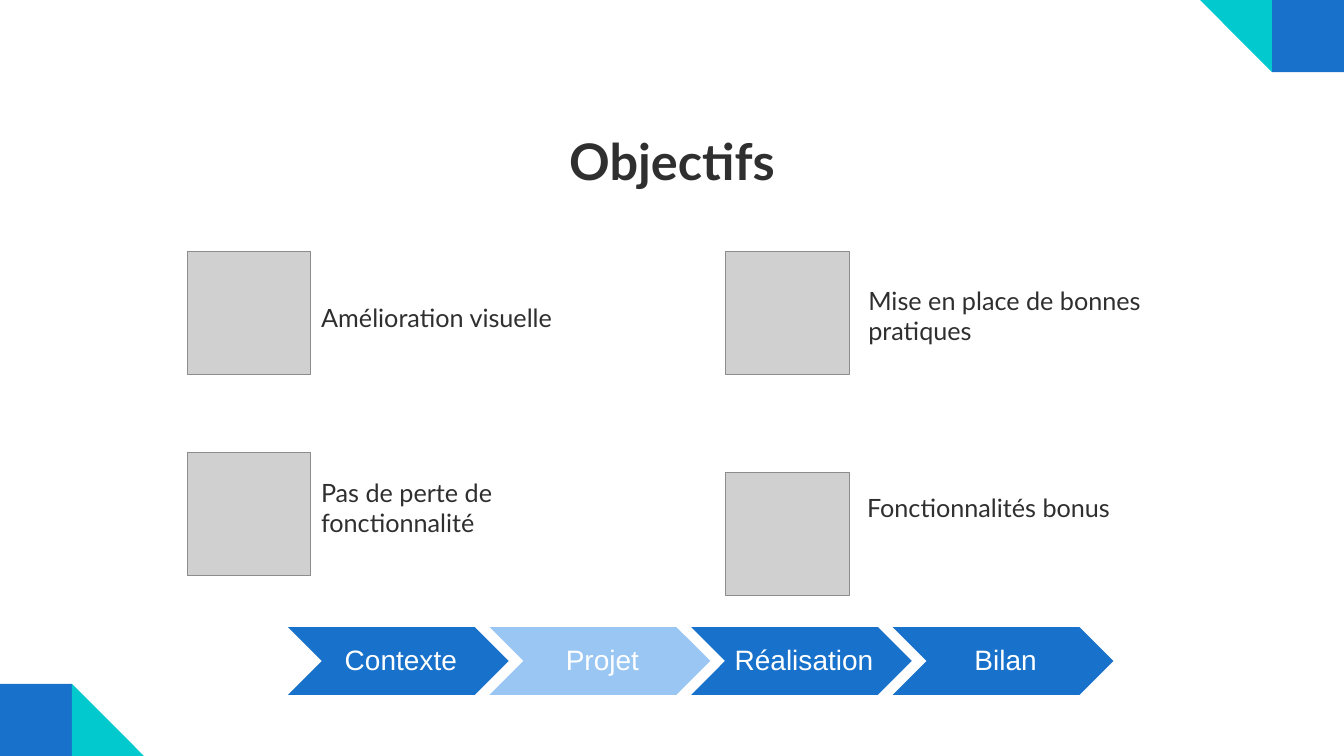
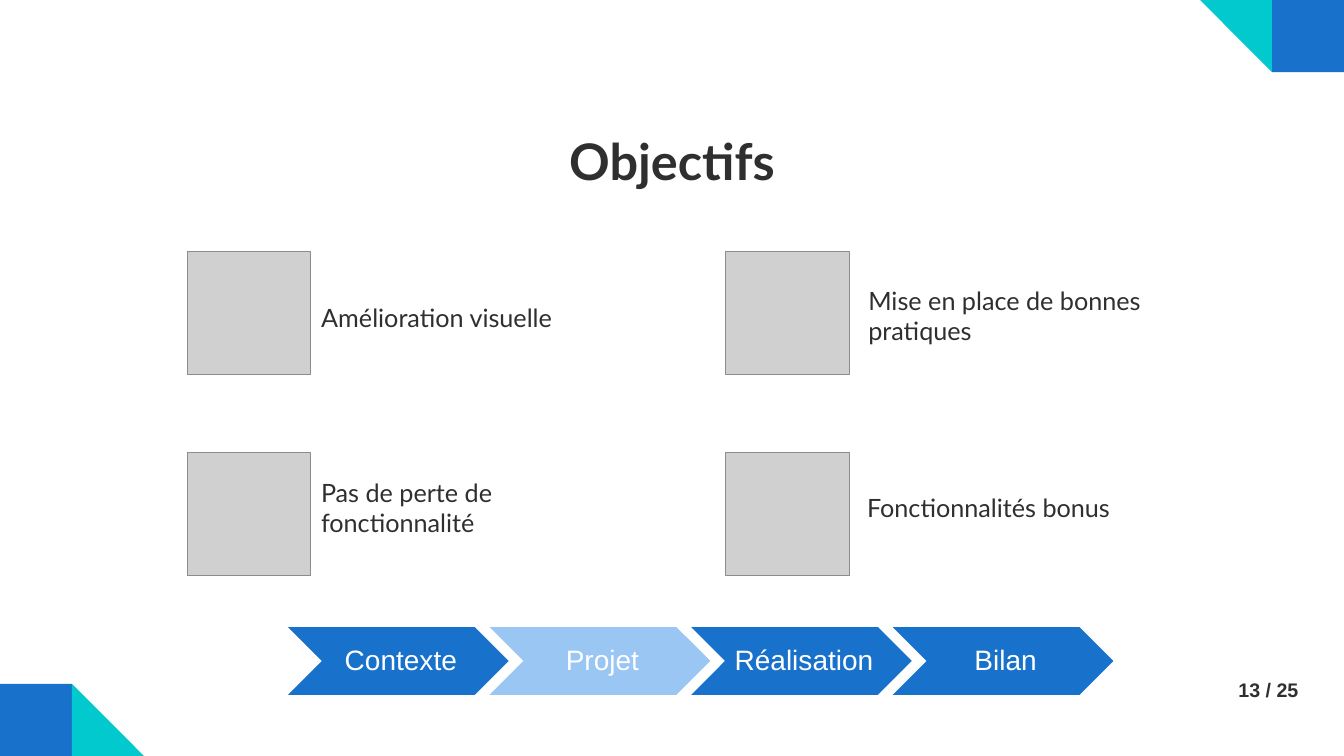
Before and after one commit to MAGREMENT/Memoire, a slide deck: slide 13 of Présentation.pptx (slide 11 before the commit). Drawn at 1344x756 pixels with LibreOffice and Linux fonts; fonts in the diff are those of the drawing; grey boxes stand for pictures. Boxes give left, top, right and bottom in pixels: in the first picture for what was removed or moved away, otherwise in the second. Text is boxed around its words. In the diff, an @@ line names an element or a change of style, - is before the commit and + after.

```diff
--- a/Présentation.pptx
+++ b/Présentation.pptx
@@ picture moved from (x1=726, y1=473, x2=849, y2=596) to (x1=726, y1=453, x2=849, y2=576) @@
@@ text added at (x1=1238, y1=683, x2=1299, y2=697), 14 pt, text #2F2F2F, bold @@
+13 / 25
```
Also in this commit, not shown: 20 other slides changed, 13 slides added, 1 slide removed, 1 other file.
